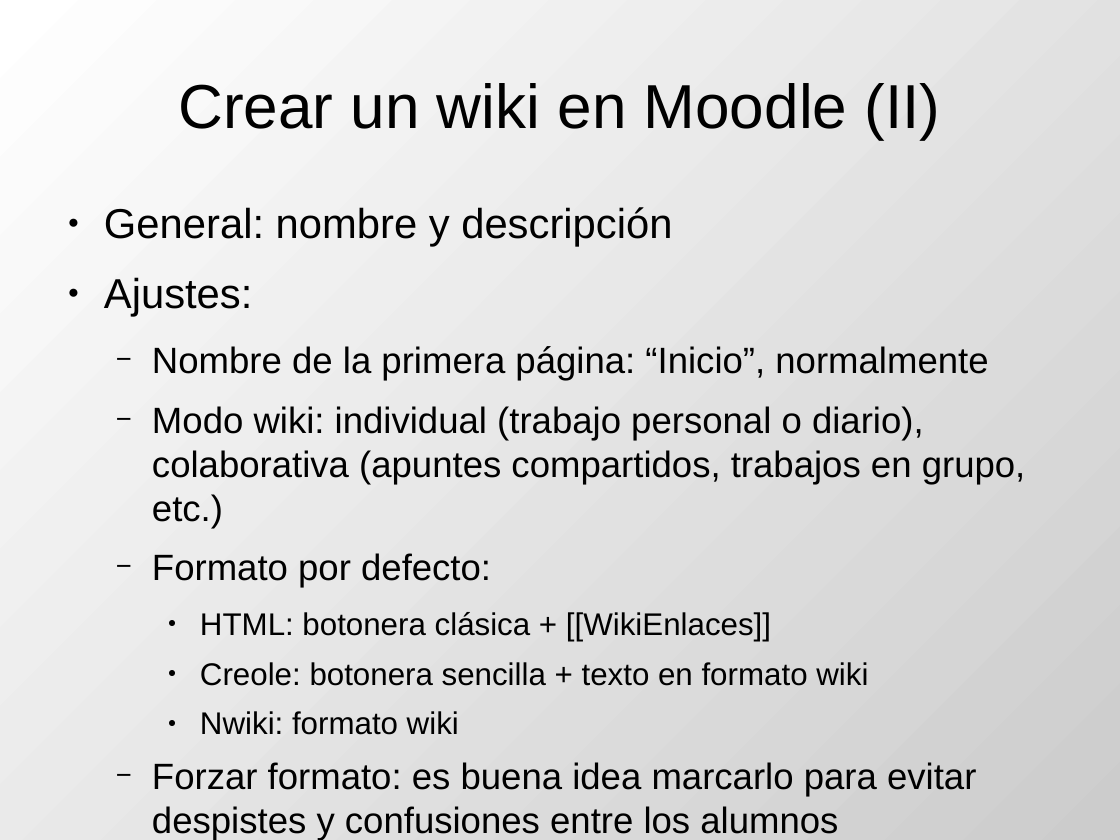
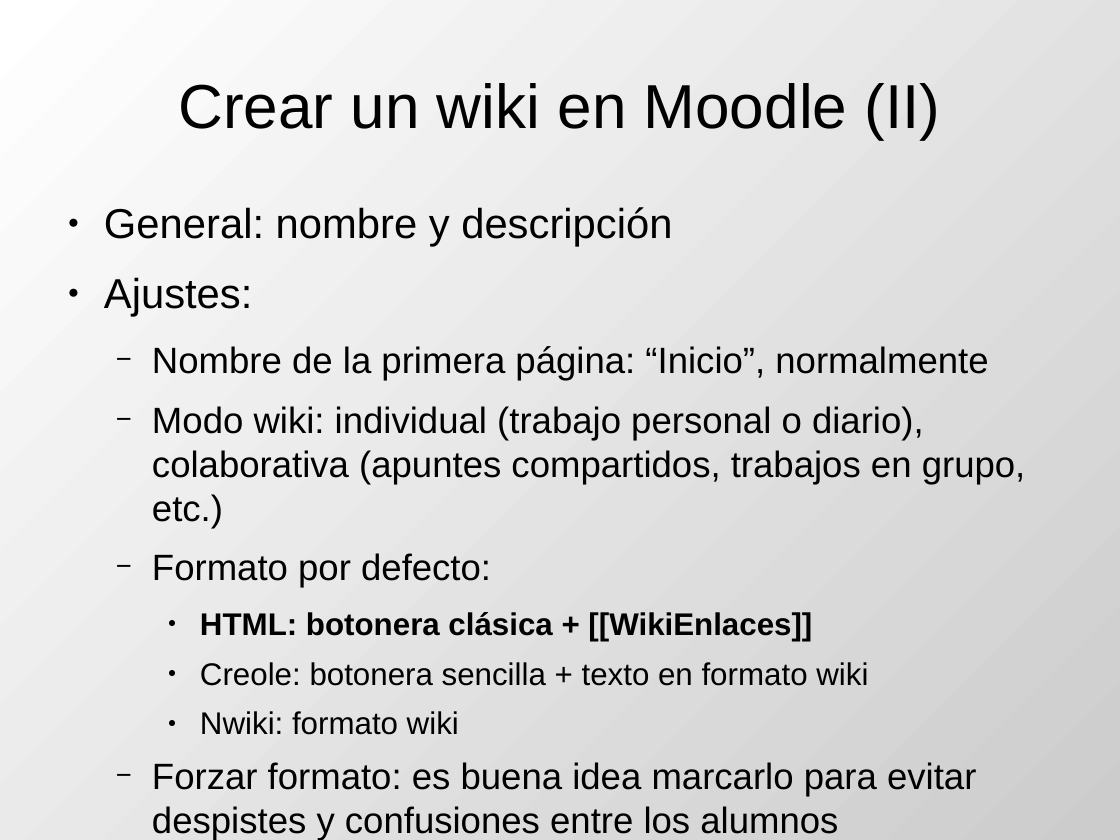
Before and after one commit to DrPantera/wikis4education, a slide deck: slide 5 of uca-2017/tema-3-WikisEnMoodle.odp. Drawn at 1120x840 pixels with LibreOffice and Linux fonts; fonts in the diff are those of the drawing. Boxes give left, top, right and bottom in pixels: in the first picture for what was removed or moved away, otherwise in the second. Text is boxed around its words. In the diff, an @@ line names an element or a change of style, - is before the commit and + after.

```diff
--- a/uca-2017/tema-3-WikisEnMoodle.odp
+++ b/uca-2017/tema-3-WikisEnMoodle.odp
@@ text at <box>200,612,812,641</box>: bold on in "HTML: botonera clásica + [[WikiEnlaces]]" @@
```
Also in this commit, not shown: 3 other files.
